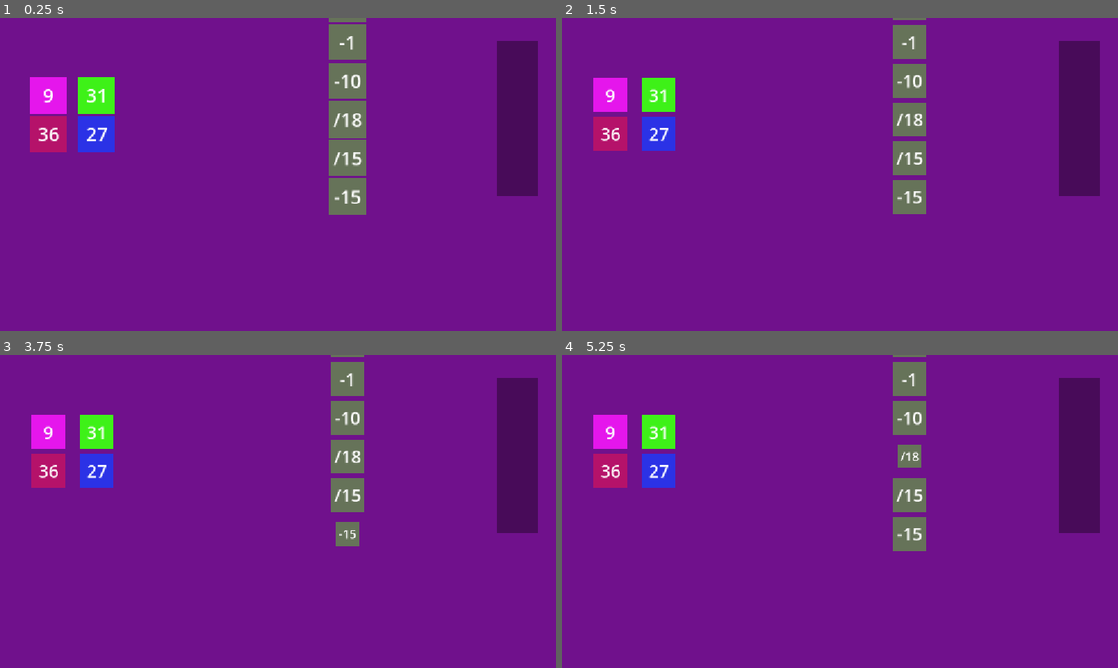
Above: before the commit, frames 1-4 (two rows, left to right).
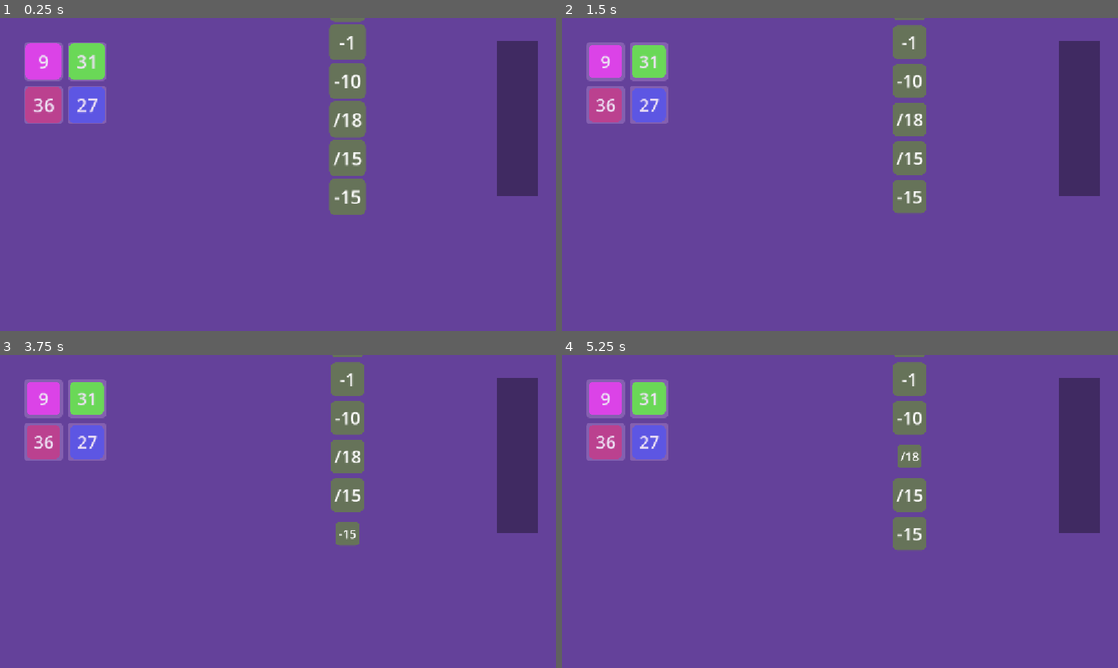
Above: after the commit, the same moments.

Repository: folktalesgaming/merge-down
Game: Godot game, scene res://scenes/GamePlay.tscn
Same seed, same stepped clock (60 frames per second), same inputs: the game is played once before the commit and once after it. The project has no main scene, so this scene is started directly.
Inputs (mouse positions are in pixels of both pictures, inside the frame that each line leads up to):
- Up to frame 1 (0.25 s): no input
- Up to frame 2 (1.5 s): move the mouse to (612, 96) at 0.52 s; press the mouse at (612, 96) at 0.53 s; tap Enter at 1.25 s; move the mouse to (656, 96) at 1.27 s; release the mouse at (656, 96) at 1.28 s; click (656, 96) at 1.35 s
- Up to frame 3 (3.75 s): tap Space at 2, 3.5 s; move the mouse to (50, 470) at 2.02 s; press the mouse at (50, 470) at 2.03 s; tap Enter at 2.75 s; move the mouse to (94, 470) at 2.77 s; release the mouse at (94, 470) at 2.78 s; click (94, 470) at 2.85 s; move the mouse to (344, 533) at 3.52 s; press the mouse at (344, 533) at 3.53 s
- Up to frame 4 (5.25 s): tap Enter at 4.25 s; move the mouse to (906, 495) at 4.27 s; release the mouse at (906, 495) at 4.28 s; click (906, 495) at 4.35 s; tap Space at 5 s; move the mouse to (906, 455) at 5.02 s; press the mouse at (906, 455) at 5.03 s

The runs differ from the first frame. In frame 1, 96% of the frame differs, in the area x 0-100%, y 0-100%; in frame 2, 97%; in frame 3, 97%; in frame 4, 97%.

Commit message:
ui: update ui WIP

Diff:
--- a/prefabs/DropZone.tscn
+++ b/prefabs/DropZone.tscn
@@ -1,12 +1,18 @@
 [gd_scene format=3 uid="uid://dn4hbgk1j3eew"]
 
 [ext_resource type="Script" uid="uid://dvu3csm4j8g8" path="res://scripts/drop_zone.gd" id="1_auexc"]
+[ext_resource type="Texture2D" uid="uid://5nfsgot0qmtp" path="res://assets/DropZone.png" id="2_mxpqa"]
 
 [sub_resource type="RectangleShape2D" id="RectangleShape2D_htemk"]
-size = Vector2(62, 61)
+size = Vector2(98, 96)
 
 [node name="DropZone" type="Area2D" unique_id=1079084927]
 script = ExtResource("1_auexc")
 
+[node name="ColorRect" type="Sprite2D" parent="." unique_id=1026772829]
+scale = Vector2(0.8, 0.8)
+texture = ExtResource("2_mxpqa")
+
 [node name="CollisionShape2D" type="CollisionShape2D" parent="." unique_id=1461510901]
+scale = Vector2(0.8, 0.8)
 shape = SubResource("RectangleShape2D_htemk")
--- a/prefabs/Tile.tscn
+++ b/prefabs/Tile.tscn
@@ -1,6 +1,12 @@
 [gd_scene format=3 uid="uid://b2d4x6fe8wqvu"]
 
 [ext_resource type="Script" uid="uid://xbnkqp3fpcoh" path="res://scripts/tile.gd" id="1_7eqyh"]
+[ext_resource type="Shader" uid="uid://dc5qjo7uae0gd" path="res://resources/tile.gdshader" id="2_4u2g1"]
+
+[sub_resource type="ShaderMaterial" id="ShaderMaterial_565gr"]
+shader = ExtResource("2_4u2g1")
+shader_parameter/radius = 0.15
+shader_parameter/tile_color = Color(0, 0, 0, 1)
 
 [sub_resource type="CanvasTexture" id="CanvasTexture_q4lci"]
 
@@ -68,6 +74,7 @@
 [node name="Bg" type="Sprite2D" parent="." unique_id=122569874]
 unique_name_in_owner = true
 self_modulate = Color(0, 0, 0, 1)
+material = SubResource("ShaderMaterial_565gr")
 scale = Vector2(70, 70)
 texture = SubResource("CanvasTexture_q4lci")
 
--- /dev/null
+++ b/resources/tile.gdshader
@@ -0,0 +1,31 @@
+shader_type canvas_item;
+
+uniform float radius : hint_range(0.0, 0.5) = 0.15;
+uniform vec4 tile_color : source_color = vec4(1.0);
+
+float sd_rounded_box(vec2 p, vec2 b, float r) {
+    vec2 d = abs(p) - b + vec2(r);
+    return min(max(d.x, d.y), 0.0) + length(max(d, vec2(0.0))) - r;
+}
+
+void vertex() {
+	// Called for every vertex the material is visible on.
+}
+
+void fragment() {
+	vec4 tex_color = texture(TEXTURE, UV) * tile_color;
+
+    vec2 p = UV - vec2(0.5);
+    vec2 size = vec2(0.5);
+
+    float dist = sd_rounded_box(p, size, radius);
+
+    float alpha_mask = 1.0 - smoothstep(-0.01, 0.0, dist);
+
+    COLOR = vec4(tex_color.rgb, tex_color.a * alpha_mask);
+}
+
+//void light() {
+//	// Called for every pixel for every light affecting the CanvasItem.
+//	// Uncomment to replace the default light processing function with this one.
+//}
--- a/scenes/GamePlay.tscn
+++ b/scenes/GamePlay.tscn
@@ -10,7 +10,7 @@
 script = ExtResource("1_565gr")
 
 [node name="Background" type="Sprite2D" parent="." unique_id=2298987]
-self_modulate = Color(0.4392157, 0.06666667, 0.54901963, 1)
+self_modulate = Color(0.39215687, 0.25490198, 0.6039216, 1)
 position = Vector2(573.99994, 321.00003)
 scale = Vector2(1185.9999, 684.00006)
 texture = SubResource("CanvasTexture_14cdr")
--- a/scripts/game_play.gd
+++ b/scripts/game_play.gd
@@ -12,6 +12,7 @@
 var drop_zones: Array[Array]
 
 var level: int = 1
+var _board_gap: int = 90
 
 func _ready():
 	GameManager.board_updated.connect(on_board_updated)
@@ -65,7 +66,7 @@
 # Initiate number tile in the board
 func initiate_num_tile(v: int, r: int, c: int) -> Tile:
 	var tile: Tile = TilePrefab.instantiate()
-	tile.position = Vector2((c+1) * 100, (r+2) * 80)
+	tile.position = Vector2((c+1) * _board_gap, (r+1) * _board_gap)
 	main_grid.add_child(tile)
 	tile.Initialize_Value(v)
 	tile.set_board_pos(r, c)
@@ -83,7 +84,7 @@
 	dropZone.is_active = true
 	dropZone.tiles.append(tile)
 	dropZone.board_pos = Vector2(r, c)
-	dropZone.position = Vector2((c+1) * 100, (r+2) * 80)
+	dropZone.position = Vector2((c+1) * _board_gap, (r+1) * _board_gap)
 	main_grid.add_child(dropZone)
 
 	return dropZone
--- a/scripts/tile.gd
+++ b/scripts/tile.gd
@@ -39,6 +39,9 @@
 var board_col: int = -1
 
 # in built functions
+func _ready():
+	bg.material = bg.material.duplicate()
+
 func _process(delta):
 	if is_draggable:
 		if Input.is_action_just_pressed("click"):
@@ -81,16 +84,16 @@
 	if _type == GlobalConst.OperatorType.NUM:
 		var rng := RandomNumberGenerator.new()
 		rng.seed = val
-		bg.self_modulate = Color(rng.randf(), rng.randf(), rng.randf(), 1)
+		set_sprite_color(Color(rng.randf(), rng.randf(), rng.randf(), 1))
 
 		is_draggable = false
 	else:
 		if _type == GlobalConst.OperatorType.SINGLE:
 			drop_zone_type = GlobalConst.DropZone.ON_TOP
-			bg.self_modulate = Color(0.4, 0.45, 0.35, 1)
+			set_sprite_color(Color(0.4, 0.45, 0.35, 1))
 		elif _type == GlobalConst.OperatorType.MULTI:
 			drop_zone_type = GlobalConst.DropZone.IN_BETWEEN
-			bg.self_modulate = Color(0.8, 0.3, 0.2, 1)
+			set_sprite_color(Color(0.8, 0.3, 0.2, 1))
 
 # initializing the values
 func Initialize_Value(
@@ -110,6 +113,10 @@
 func set_board_pos(r: int, c: int):
 	board_row = r
 	board_col = c
+
+func set_sprite_color(new_color: Color) -> void:
+	if bg.material is ShaderMaterial:
+		bg.material.set_shader_parameter("tile_color", new_color)
 
 func set_state(new_state: STATE):
 	_state = new_state
Binary file added: assets/DropZone.png
Not shown, added: assets/DropZone.png.import
Not shown, added: resources/tile.gdshader.uid
